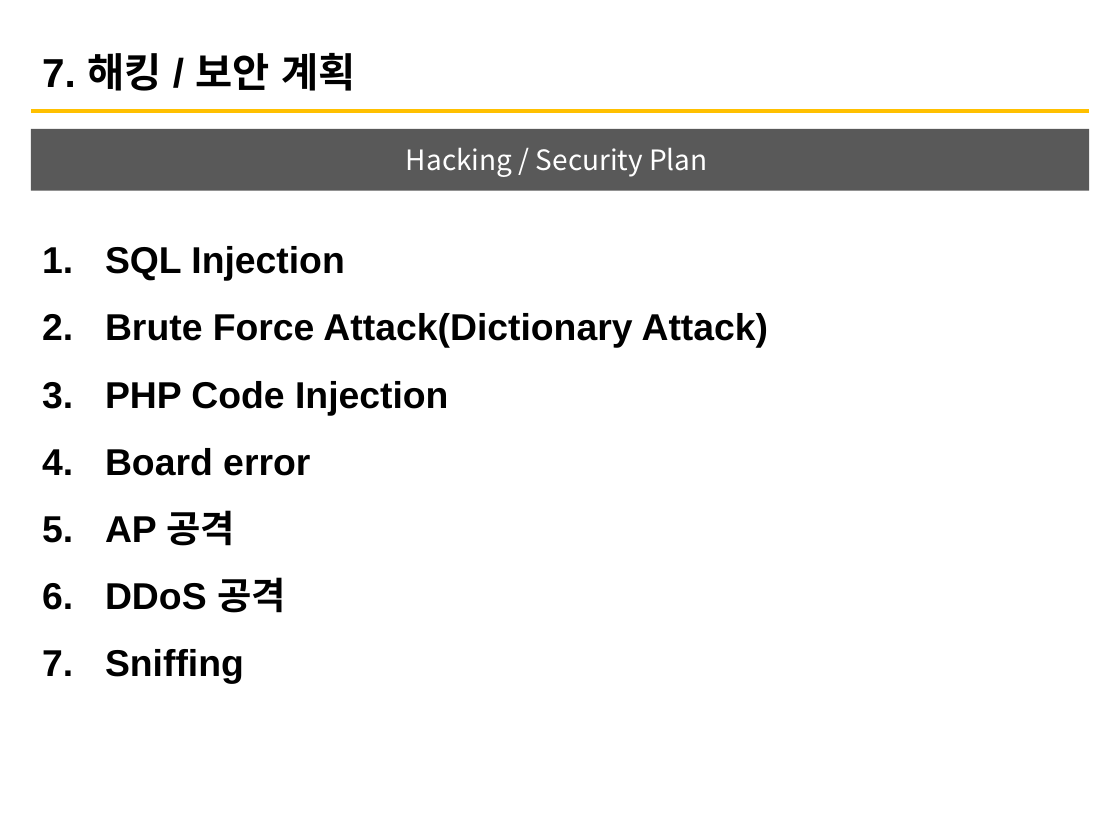
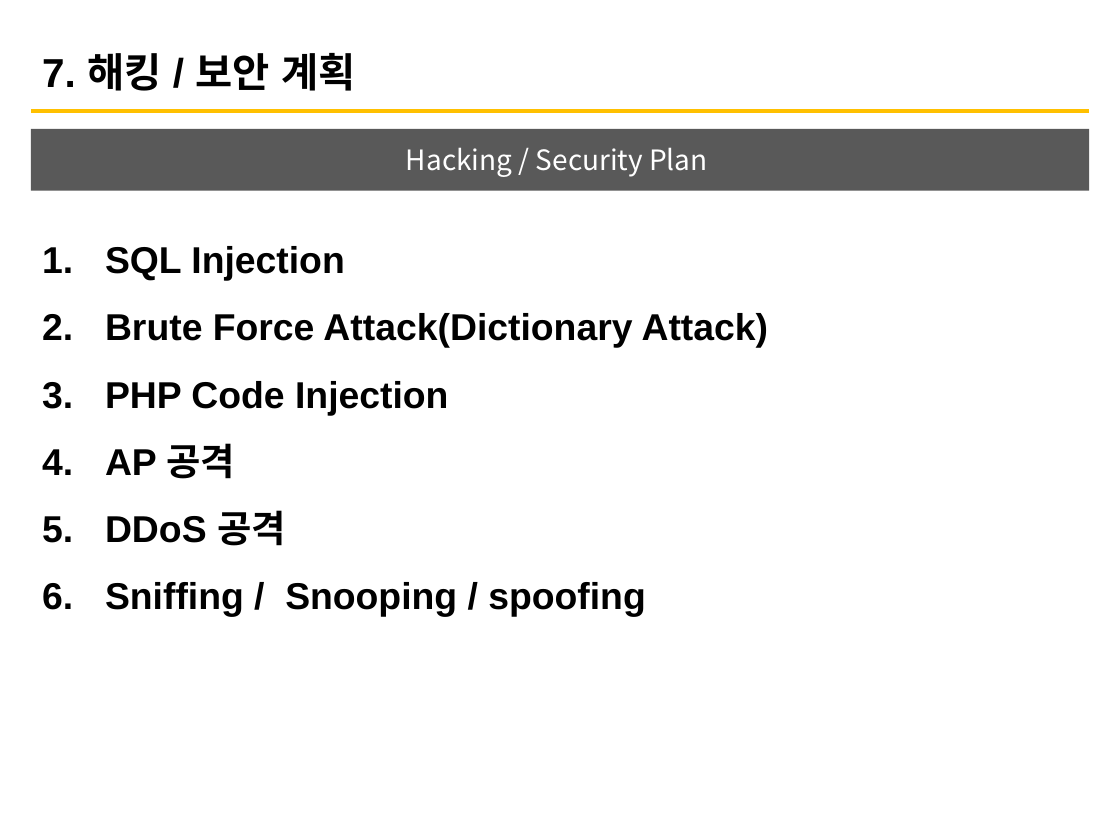
Before and after one commit to rnrhksgus/SecurityFinalProject, a slide deck: slide 14 of PPT/5조 발표(5차).pptx. Drawn at 1120x840 pixels with LibreOffice and Linux fonts; fonts in the diff are those of the drawing. Boxes give left, top, right and bottom in pixels: in the first picture for what was removed or moved away, otherwise in the second. Text is boxed around its words. In the diff, an @@ line names an element or a change of style, - is before the commit and + after.

```diff
--- a/PPT/5조 발표(5차).pptx
+++ b/PPT/5조 발표(5차).pptx
@@ text at [105,448,310,476]: paragraph removed @@
-4. Board error
@@ text at [105,582,645,617]: text changed @@
-7. Sniffing
+6. Sniffing / Snooping / spoofing
```
Also in this commit, not shown: 30 other files.
